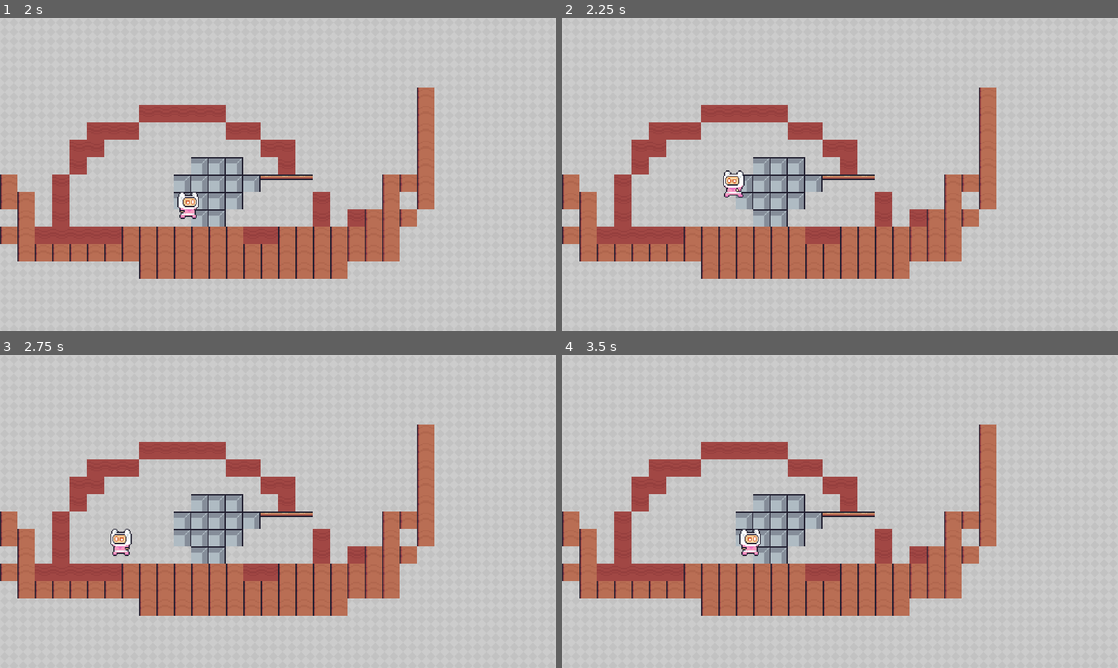
Above: before the commit, frames 1-4 (two rows, left to right).
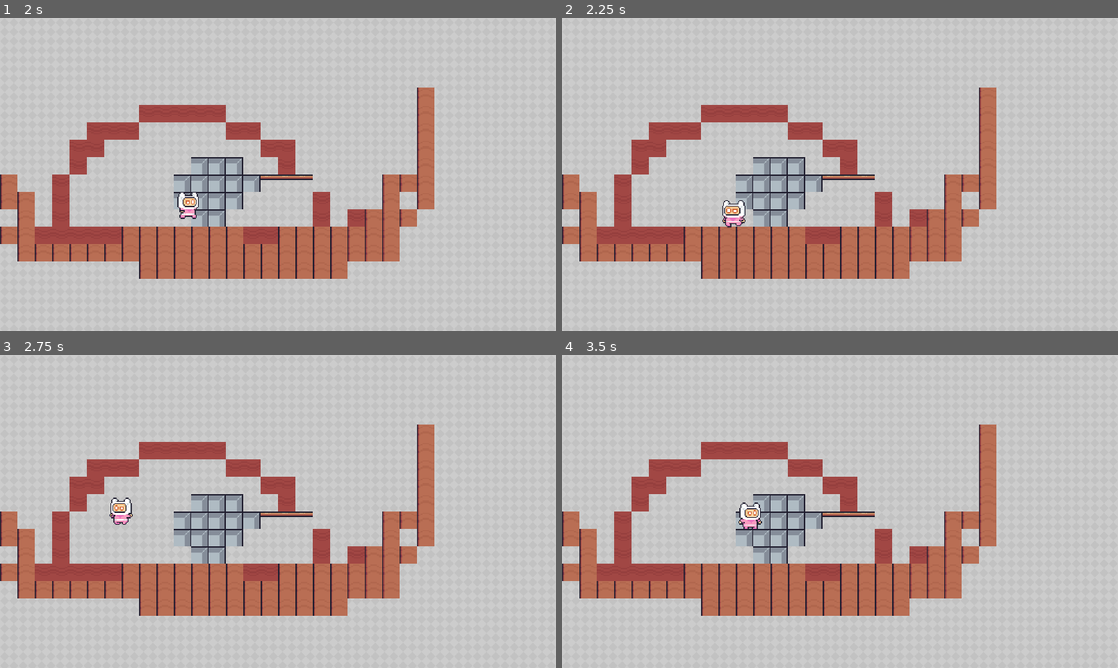
Above: after the commit, the same moments.

Repository: Ectalite/UPSI_Jam25
Game: Godot game, scene res://level1/scene.tscn
Same seed, same stepped clock (60 frames per second), same inputs: the game is played once before the commit and once after it. This scene is started directly instead of the project's main scene.
Inputs:
- Up to frame 1 (2 s): tap Enter (ui_accept) at 0.5, 0.6, 1.55 s; hold Right (right, bound only after the commit) from 0.53 s (still down); tap Space (jump, bound only after the commit) at 0.77, 0.8, 1.07, 1.35, 1.52, 1.82 s
- Up to frame 2 (2.25 s): release Right (right, bound only after the commit) at 2.03 s; hold Left (left, bound only after the commit) from 2.03 s (still down); tap Enter (ui_accept) at 2.1 s
- Up to frame 3 (2.75 s): keep holding Left (left, bound only after the commit); tap Space (jump, bound only after the commit) at 2.3 s
- Up to frame 4 (3.5 s): release Left (left, bound only after the commit) at 2.78 s; hold Right (right, bound only after the commit) from 2.78 s (still down); tap Enter (ui_accept) at 2.85 s; tap Space (jump, bound only after the commit) at 3.02, 3.32 s

Frame 1 is identical in both runs. In frame 2, 0.6% of the frame differs, in the area x 28-33%, y 48-68%; in frame 3, 0.5%; in frame 4, 0.6%.

Commit message:
character1 : modification des inputs via projects settings input map

Diff:
--- a/Scenes/character_pink_2d.gd
+++ b/Scenes/character_pink_2d.gd
@@ -17,13 +17,13 @@
 		velocity += get_gravity() * delta
 
 	# Handle jump.
-	if Input.is_action_just_pressed("ui_accept") and is_on_floor():
+	if Input.is_action_just_pressed("jump") and is_on_floor():
 		velocity.y = JUMP_VELOCITY
 		sprite_2d.animation = "jumping"
 
 	# Get the input direction and handle the movement/deceleration.
 	# As good practice, you should replace UI actions with custom gameplay actions.
-	var direction := Input.get_axis("ui_left", "ui_right")
+	var direction := Input.get_axis("left", "right")
 	if direction:
 		velocity.x = direction * SPEED
 	else:
--- a/project.godot
+++ b/project.godot
@@ -26,11 +26,18 @@
 
 left={
 "deadzone": 0.2,
-"events": []
+"events": [Object(InputEventKey,"resource_local_to_scene":false,"resource_name":"","device":0,"window_id":0,"alt_pressed":false,"shift_pressed":false,"ctrl_pressed":false,"meta_pressed":false,"pressed":false,"keycode":0,"physical_keycode":4194319,"key_label":0,"unicode":0,"location":0,"echo":false,"script":null)
+]
 }
 right={
 "deadzone": 0.2,
-"events": []
+"events": [Object(InputEventKey,"resource_local_to_scene":false,"resource_name":"","device":0,"window_id":0,"alt_pressed":false,"shift_pressed":false,"ctrl_pressed":false,"meta_pressed":false,"pressed":false,"keycode":0,"physical_keycode":4194321,"key_label":0,"unicode":0,"location":0,"echo":false,"script":null)
+]
+}
+jump={
+"deadzone": 0.2,
+"events": [Object(InputEventKey,"resource_local_to_scene":false,"resource_name":"","device":0,"window_id":0,"alt_pressed":false,"shift_pressed":false,"ctrl_pressed":false,"meta_pressed":false,"pressed":false,"keycode":0,"physical_keycode":32,"key_label":0,"unicode":0,"location":0,"echo":false,"script":null)
+]
 }
 
 [physics]
